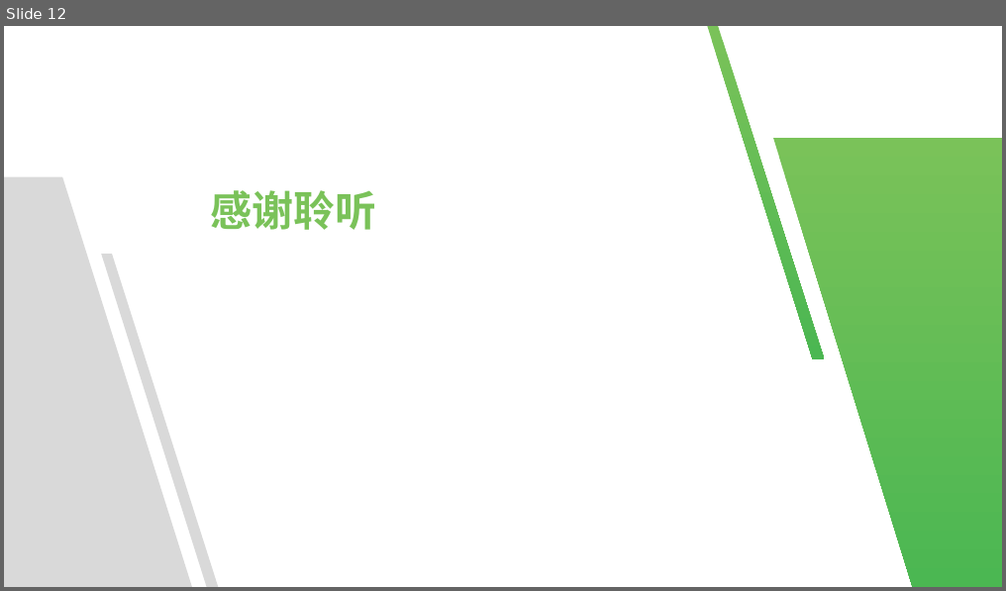
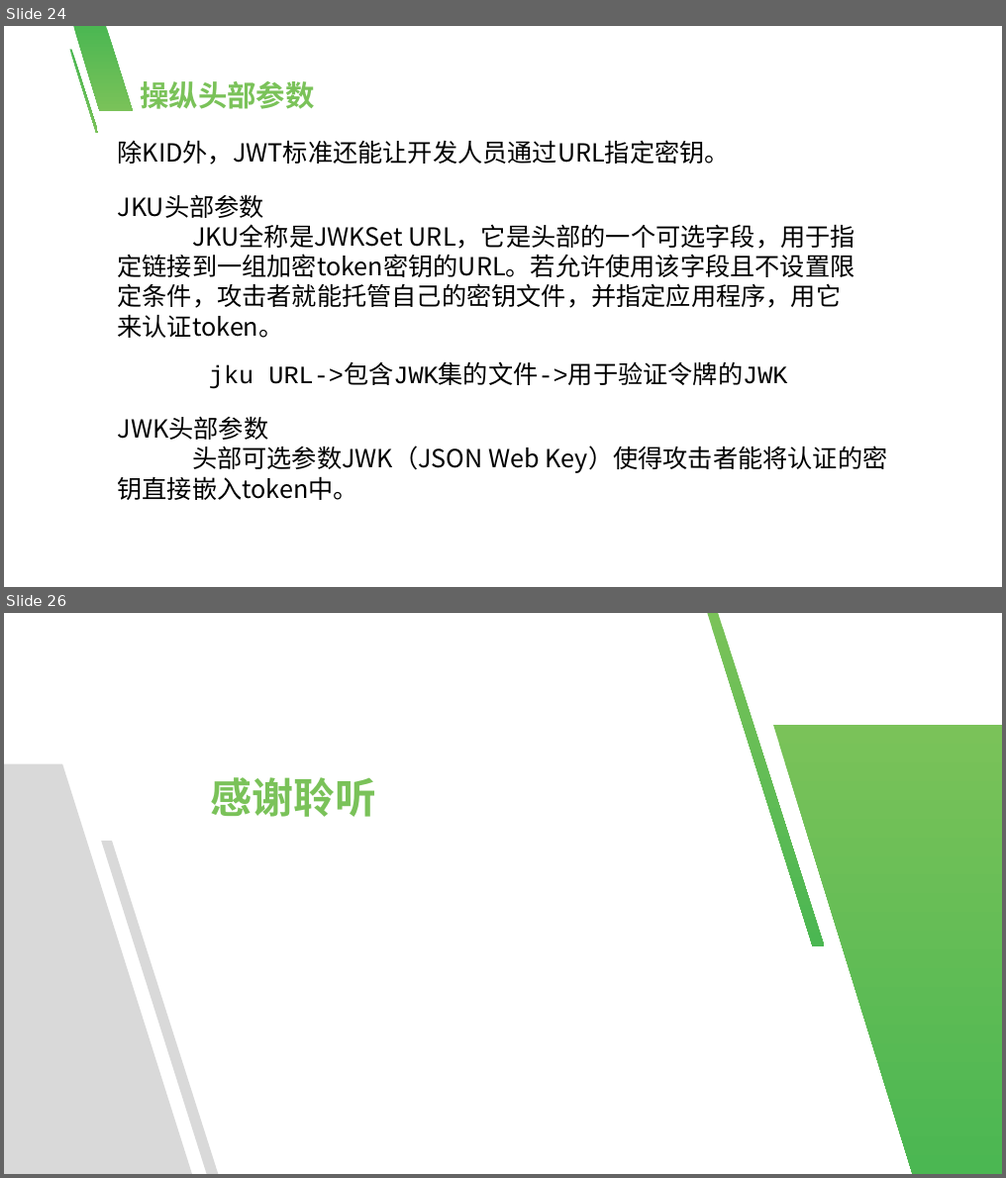
Before and after one commit to xikong-mubai/check_test, a slide deck: web/JWT.pptx. Shown one above the other, each under a label of ours: slide 12 before the commit, slides 24 and 26 after it; the slides between them are not shown. The pictures are 1006x591 and 1006x1178 pixels, drawn with LibreOffice and Linux fonts; fonts in the diff are those of the drawing; background and template pictures are left out. Boxes give left, top, right and bottom in pixels: in the first picture for what was removed or moved away, otherwise in the second. Text is boxed around its words. In the diff, an @@ line names an element or a change of style, - is before the commit and + after.

```diff
--- a/web/JWT.pptx
+++ b/web/JWT.pptx
@@ slide 24 added at bbox=[4, 26, 1002, 587], background #FFFFFF @@
@@ freeform shape added at bbox=[70, 49, 98, 133], fill gradient #4BB752 to #7AC259 @@
@@ freeform shape added at bbox=[73, 26, 133, 111], fill gradient #4BB752 to #7AC259 @@
@@ text added at bbox=[141, 81, 315, 109], 28 pt, text #7AC259, bold @@
+操纵头部参数
@@ text added at bbox=[118, 140, 730, 165], 24 pt, text #000000 @@
+除KID外，JWT标准还能让开发人员通过URL指定密钥。
@@ text added at bbox=[118, 194, 855, 338], 24 pt, text #000000 @@
+JKU头部参数
+JKU全称是JWKSet URL，它是头部的一个可选字段，用于指定链接到一组加密token密钥的URL。若允许使用该字段且不设置限定条件，攻击者就能托管自己的密钥文件，并指定应用程序，用它来认证token。
@@ text added at bbox=[209, 366, 787, 389], 24 pt, text #000000 @@
+jku URL->包含JWK集的文件->用于验证令牌的JWK
@@ text added at bbox=[118, 416, 888, 500], 24 pt, text #000000 @@
+JWK头部参数
+头部可选参数JWK（JSON Web Key）使得攻击者能将认证的密钥直接嵌入token中。
@@ what was slide 12 is now slide 26 @@
```
Also in this commit, not shown: 13 other slides added.
